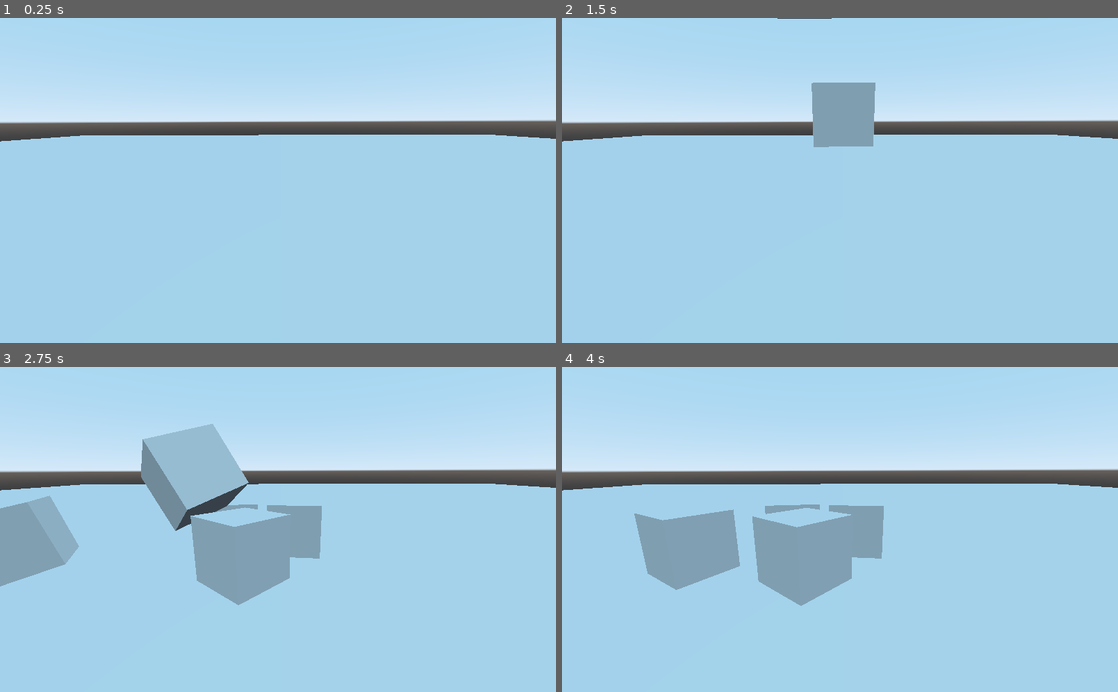
Above: before the commit, frames 1-4 (two rows, left to right).
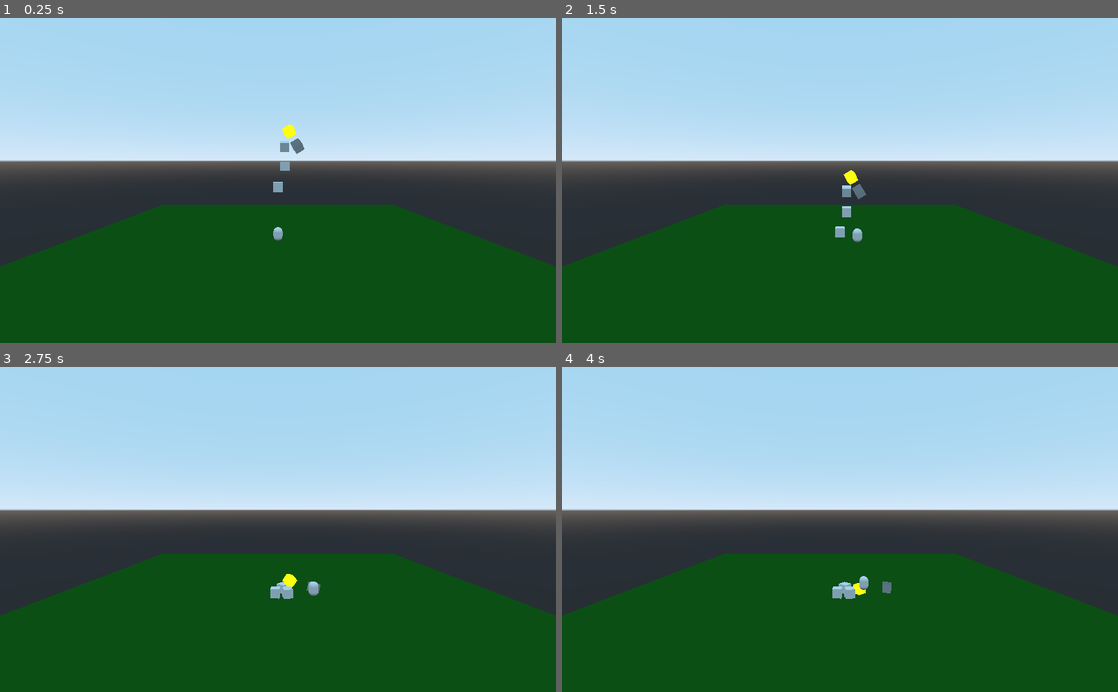
Above: after the commit, the same moments.

Repository: ircommins/mobacrab
Game: Godot game, scene res://First_scene.tscn
The game is run twice, just before and just after one commit, with the same random seed, the same clock (stepped at 60 frames per second) and the same inputs.
Inputs:
- Up to frame 1 (0.25 s): no input
- Up to frame 2 (1.5 s): hold Right (ui_right) 0.53-1.28 s; hold Down (ui_down) from 1.28 s (still down)
- Up to frame 3 (2.75 s): release Down (ui_down) at 2.03 s; hold Right (ui_right) from 2.03 s (still down)
- Up to frame 4 (4 s): release Right (ui_right) at 2.78 s; hold Up (ui_up) 2.78-3.53 s; hold Left (ui_left) from 3.53 s (still down)

The runs differ from the first frame. In frame 1, 71% of the frame differs, in the area x 0-100%, y 27-100%; in frame 2, 72%; in frame 3, 72%, in the area x 0-100%, y 17-100%; in frame 4, 71%.

Commit message:
Added a new scene to represent a character.  The character is called "basic bean" and he is a bean shape.  Gravity has no effect on him yet, so he floats above the world a little.  You can move him with the arrow keys but so far he has no personality at all.

Diff:
--- a/mobacrab_game/First_scene.tscn
+++ b/mobacrab_game/First_scene.tscn
@@ -1,12 +1,32 @@
-[gd_scene load_steps=5 format=2]
+[gd_scene load_steps=10 format=2]
+
+[ext_resource path="res://assets/basicbean.tscn" type="PackedScene" id=1]
 
 [sub_resource type="BoxShape" id=1]
 
 [sub_resource type="CubeMesh" id=2]
 
+[sub_resource type="MeshTexture" id=7]
+
+[sub_resource type="SpatialMaterial" id=8]
+metallic = 1.0
+metallic_specular = 0.62
+metallic_texture = SubResource( 7 )
+
+[sub_resource type="SpatialMaterial" id=6]
+albedo_color = Color( 1, 0.968627, 0, 1 )
+emission_enabled = true
+emission = Color( 1, 0.968627, 0, 1 )
+emission_energy = 5.24
+emission_operator = 0
+emission_on_uv2 = false
+
 [sub_resource type="BoxShape" id=3]
 
 [sub_resource type="CubeMesh" id=4]
+
+[sub_resource type="SpatialMaterial" id=5]
+albedo_color = Color( 0, 0.372549, 0.00392157, 1 )
 
 [node name="Spatial" type="Spatial"]
 
@@ -48,7 +68,7 @@
 
 [node name="MeshInstance" type="MeshInstance" parent="Box4"]
 mesh = SubResource( 2 )
-material/0 = null
+material/0 = SubResource( 8 )
 
 [node name="Box5" type="RigidBody" parent="."]
 transform = Transform( 0.89958, -0.409425, 0.152077, 0.289913, 0.820185, 0.493201, -0.32666, -0.399584, 0.856519, 0.689007, 26.5557, 2.40216 )
@@ -58,10 +78,10 @@
 
 [node name="MeshInstance" type="MeshInstance" parent="Box5"]
 mesh = SubResource( 2 )
-material/0 = null
+material/0 = SubResource( 6 )
 
 [node name="Camera" type="Camera" parent="."]
-transform = Transform( -0.0141921, -0.24617, 0.969123, -0.0036046, 0.969227, 0.246144, -0.999893, 0, -0.0146427, 8.81494, 4.23374, 0 )
+transform = Transform( -4.35543e-08, 0.0847039, -0.996406, 3.70253e-09, 0.996406, 0.0847039, 1, 0, -4.37114e-08, -50, 20, 0 )
 
 [node name="StaticBody" type="StaticBody" parent="."]
 
@@ -72,4 +92,7 @@
 [node name="MeshInstance" type="MeshInstance" parent="StaticBody"]
 transform = Transform( 50, 0, 0, 0, 1, 0, 0, 0, 50, 0, 0, 0 )
 mesh = SubResource( 4 )
-material/0 = null
+material/0 = SubResource( 5 )
+
+[node name="basicbean" parent="." instance=ExtResource( 1 )]
+transform = Transform( 1, 0, 0, 0, 1, 0, 0, 0, 1, 0, 3.9249, 0 )
--- /dev/null
+++ b/mobacrab_game/assets/basicbean.gd
@@ -0,0 +1,48 @@
+extends KinematicBody
+
+
+# Declare member variables here. Examples:
+# var a = 2
+# var b = "text"
+var velocity = Vector3(0,0,0)
+
+func nothing_pressed():
+	if Input.is_action_pressed("ui_up") or Input.is_action_pressed("ui_down") or Input.is_action_pressed("ui_right") or Input.is_action_pressed("ui_left"):
+		return false
+	else:
+		return true
+
+func no_left_right_pressed():
+	if Input.is_action_pressed("ui_right") or Input.is_action_pressed("ui_left"):
+		return false
+	else:
+		return true
+
+func no_up_down_pressed():
+	if Input.is_action_pressed("ui_up") or Input.is_action_pressed("ui_down"):
+		return false
+	else:
+		return true
+# Called when the node enters the scene tree for the first time.
+func _ready():
+	print("ready to bean")
+
+
+func _physics_process(delta):
+	if no_up_down_pressed():
+		velocity.x = 0
+	if no_left_right_pressed():
+		velocity.z = 0
+	if Input.is_action_pressed("ui_up"):
+		velocity.x = 5
+	if Input.is_action_pressed("ui_down"):
+		velocity.x = -5
+	if Input.is_action_pressed("ui_left"):
+		velocity.z = -5
+	if Input.is_action_pressed("ui_right"):
+		velocity.z = 5
+	move_and_slide(velocity)
+
+# Called every frame. 'delta' is the elapsed time since the previous frame.
+#func _process(delta):
+#	pass
--- /dev/null
+++ b/mobacrab_game/assets/basicbean.tscn
@@ -0,0 +1,19 @@
+[gd_scene load_steps=4 format=2]
+
+[ext_resource path="res://assets/basicbean.gd" type="Script" id=1]
+
+[sub_resource type="CapsuleShape" id=1]
+
+[sub_resource type="CapsuleMesh" id=2]
+
+[node name="basicbean" type="KinematicBody"]
+script = ExtResource( 1 )
+
+[node name="CollisionShape" type="CollisionShape" parent="."]
+transform = Transform( 1, 0, 0, 0, -4.37114e-08, -1, 0, 1, -4.37114e-08, 0, 0, 0 )
+shape = SubResource( 1 )
+
+[node name="MeshInstance" type="MeshInstance" parent="."]
+transform = Transform( 1, 0, 0, 0, -4.37114e-08, -1, 0, 1, -4.37114e-08, 0, 0, 0 )
+mesh = SubResource( 2 )
+material/0 = null
